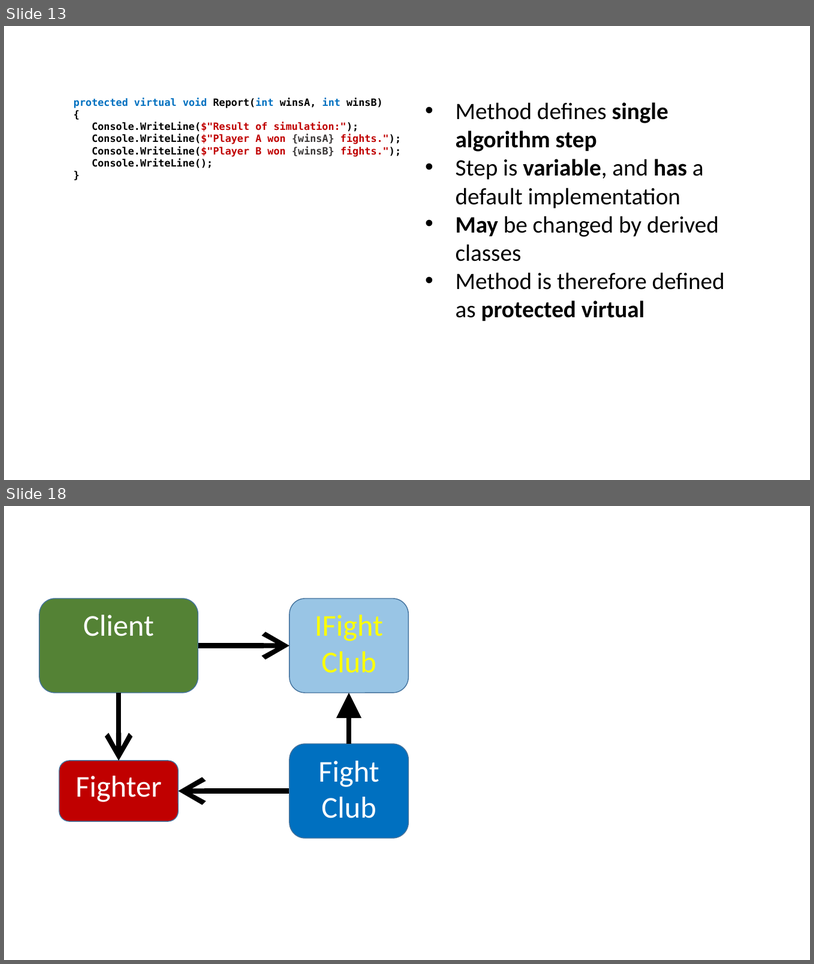
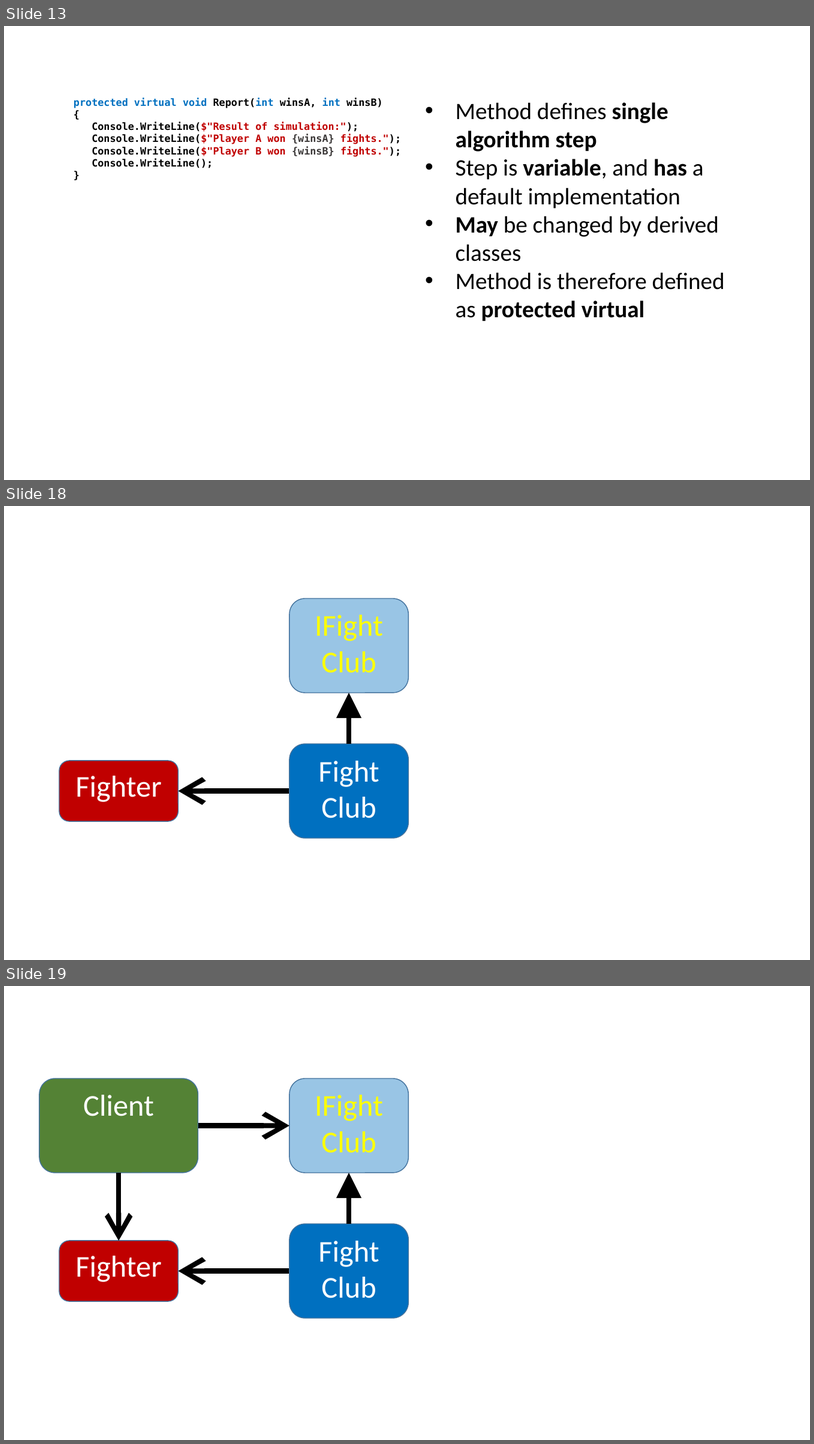
Before and after one commit to perl-easj/Teaching-materials, a slide deck: CSharpProgramming/Presentations/OOProgPartIII/TemplateMethod.pptx. Shown one above the other, each under a label of ours: slides 13 and 18 before the commit, slides 13, 18 and 19 after it; the slides between them are not shown. The pictures are 814x964 and 814x1444 pixels, drawn with LibreOffice and Linux fonts; fonts in the diff are those of the drawing. Boxes give left, top, right and bottom in pixels: in the first picture for what was removed or moved away, otherwise in the second. Text is boxed around its words. In the diff, an @@ line names an element or a change of style, - is before the commit and + after.

```diff
--- a/CSharpProgramming/Presentations/OOProgPartIII/TemplateMethod.pptx
+++ b/CSharpProgramming/Presentations/OOProgPartIII/TemplateMethod.pptx
@@ slide 18 added at [4,506,810,960], background #FFFFFF @@
@@ rounded rectangle added at [290,598,409,693], fill #0070C0 at 40% opacity, outline #43739E 1 pt, 36 pt, text #FFFF00 @@
+IFight
+Club
@@ arrow added from (350, 744) to (350, 693), #000000 6 pt @@
@@ rounded rectangle added at [290,744,409,838], fill #0070C0, outline #43739E 1 pt, 36 pt, text #FFFFFF @@
+Fight
+Club
@@ rounded rectangle added at [59,760,178,821], fill #C00000, outline #43739E 1 pt, 36 pt, text #FFFFFF @@
+Fighter
@@ arrow added from (290, 791) to (178, 791), #000000 6 pt @@
@@ what was slide 18 is now slide 19 @@
```
Also in this commit, not shown: 4 slides changed, 2 other slides added, 1 other file.
